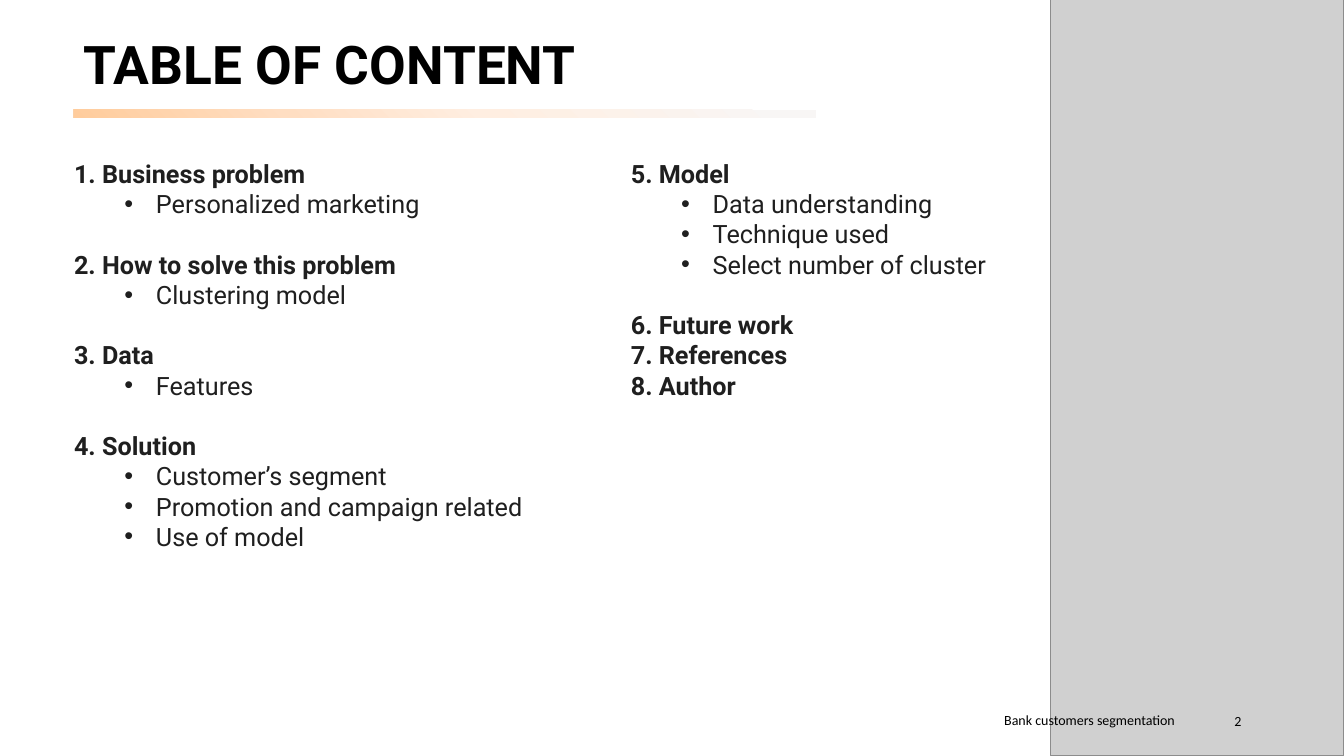
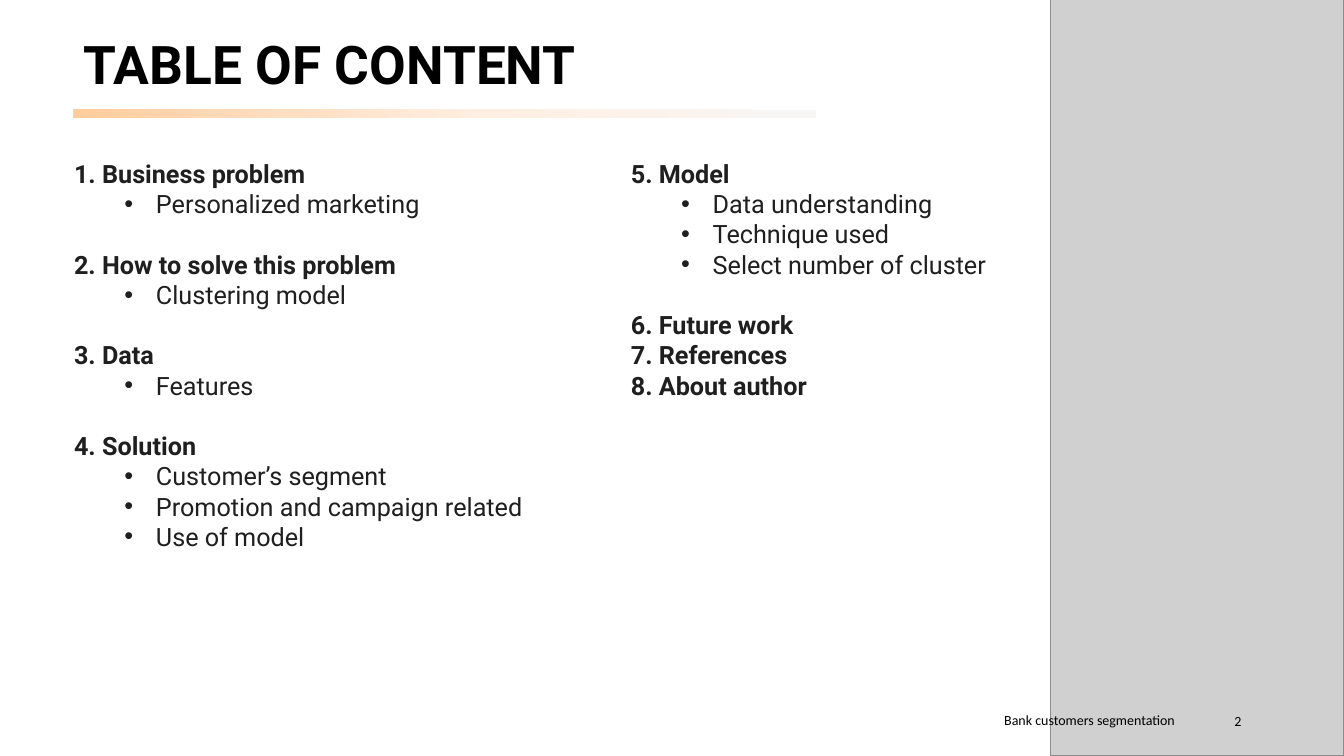
Before and after one commit to peerapat-t/Banking-customer-segmentation, a slide deck: slide 2 of banking customer segmentation.pptx. Drawn at 1344x756 pixels with LibreOffice and Linux fonts; fonts in the diff are those of the drawing; grey boxes stand for pictures. Boxes give left, top, right and bottom in pixels: in the first picture for what was removed or moved away, otherwise in the second. Text is boxed around its words. In the diff, an @@ line names an element or a change of style, - is before the commit and + after.

```diff
--- a/banking customer segmentation.pptx
+++ b/banking customer segmentation.pptx
@@ text at (x1=631, y1=376, x2=807, y2=396): text changed @@
-8. Author
+8. About author
```
Also in this commit, not shown: 3 other slides changed, 1 slide added, 1 slide removed, 2 other files.
